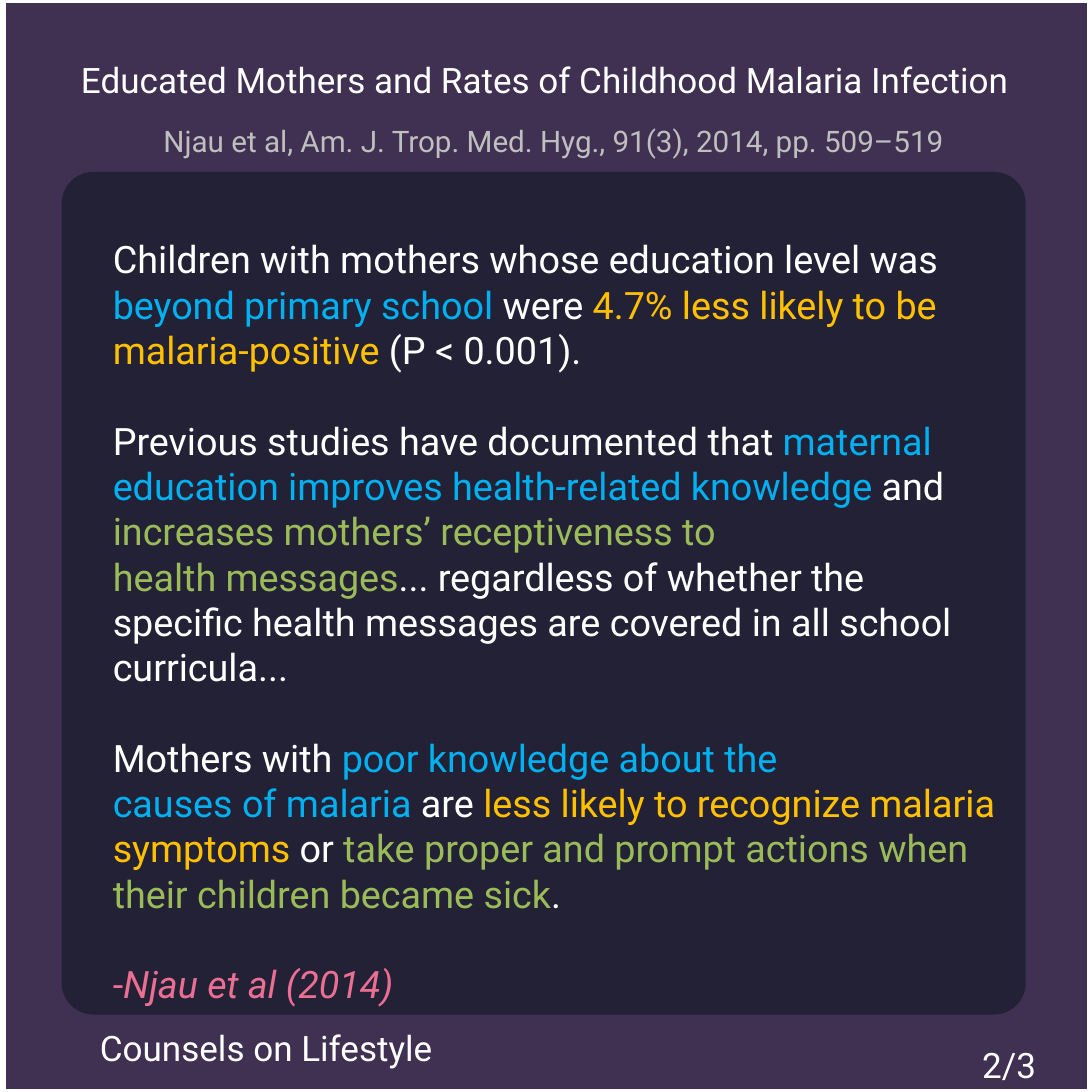
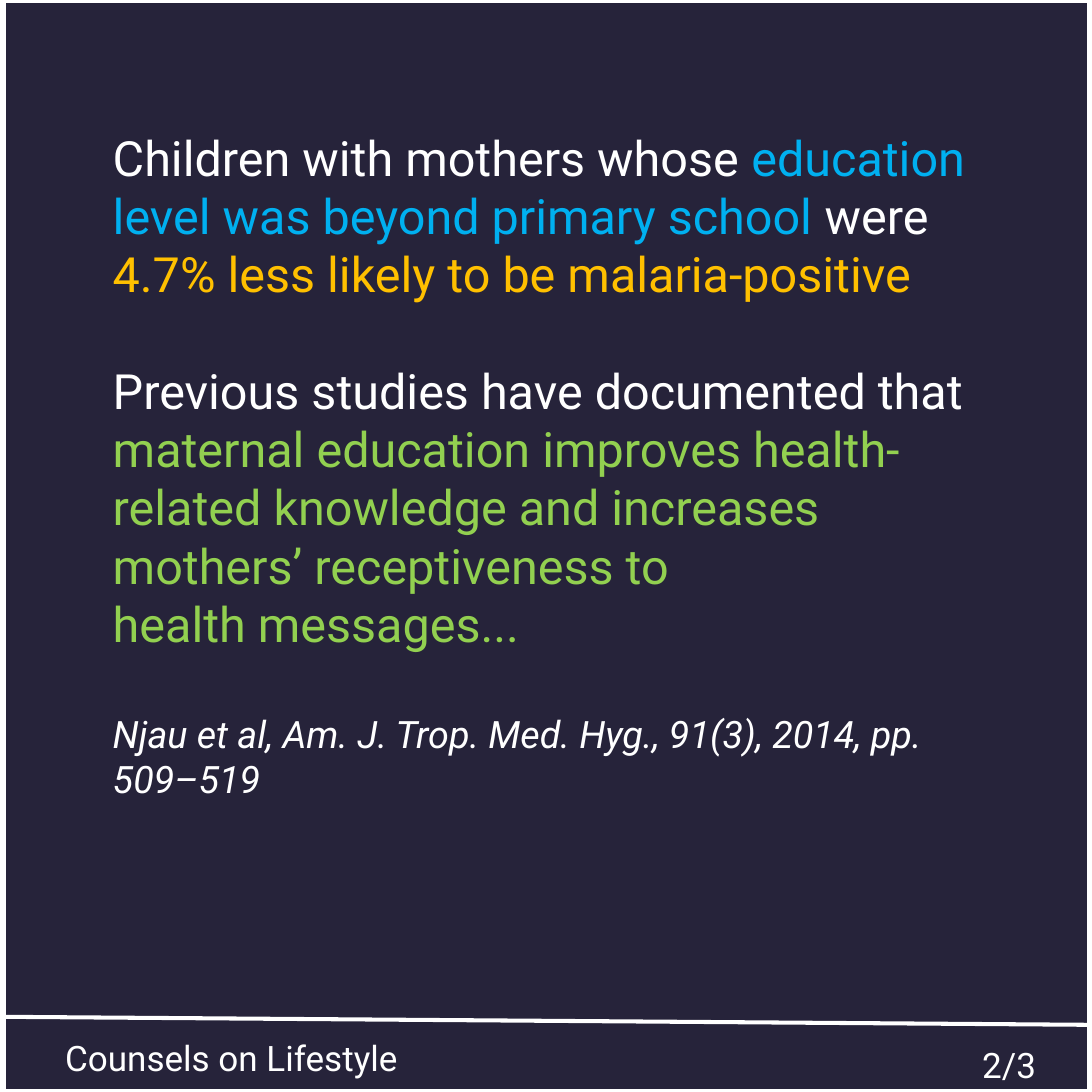
Before and after one commit to msimbao/counselsonlifestyle, a slide deck: slide 2 of posts/4/slides.pptx. Drawn at 1092x1092 pixels with LibreOffice and Linux fonts; fonts in the diff are those of the drawing. Boxes give left, top, right and bottom in pixels: in the first picture for what was removed or moved away, otherwise in the second. Text is boxed around its words. In the diff, an @@ line names an element or a change of style, - is before the commit and + after.

```diff
--- a/posts/4/slides.pptx
+++ b/posts/4/slides.pptx
@@ background #403152 to #26233A @@
@@ text removed at box(81, 66, 1008, 94) @@
-Educated Mothers and Rates of Childhood Malaria Infection
@@ text "Children with mothers whose education ...": place and size @@
-text "Children with mothers whose education ..." at box(113, 244, 995, 1007)
+text "Children with mothers whose education ..." at box(113, 139, 965, 794)
@@ text at box(113, 139, 965, 303): text changed; size 28 to 36 pt; text colour #FFFFFF to #00B0F0 @@
-Children with mothers whose education level was beyond primary school were 4.7% less likely to be malaria-positive (P < 0.001).
+Children with mothers whose education level was beyond primary school were 4.7% less likely to be malaria-positive
@@ text removed at box(163, 128, 943, 159) @@
-Njau et al, Am. J. Trop. Med. Hyg., 91(3), 2014, pp. 509–519
@@ rounded rectangle removed at box(62, 172, 1026, 1014) @@
@@ text at box(113, 372, 963, 594): size 28 to 36 pt in "Previous studies have documented that maternal education ..."; text colour #00B0F0 to #92D050 in "maternal education improves health-related knowledge"; text colour #FFFFFF to #92D050 in "and"; text colour #9BBB59 to #92D050 in "increases mothers’ receptiveness to" @@
@@ text at box(113, 605, 922, 794): text changed; italic on @@
-health messages... regardless of whether the specific health messages are covered in all school curricula...
-Mothers with poor knowledge about the
-causes of malaria are less likely to recognize malaria symptoms or take proper and prompt actions when their children became sick.
--Njau et al (2014)
+health messages...
+Njau et al, Am. J. Trop. Med. Hyg., 91(3), 2014, pp. 509–519
@@ line added from (1, 1017) to (1089, 1025), #FFFFFF 3 pt @@
@@ text "Counsels on Lifestyle": place and size @@
-text "Counsels on Lifestyle" at box(100, 1034, 432, 1069)
+text "Counsels on Lifestyle" at box(65, 1044, 397, 1079)
@@ text "Counsels on Lifestyle" at box(65, 1044, 397, 1079): line spacing 61.6pt to 61.5pt @@
```
Also in this commit, not shown: 2 other slides changed, 26 other files.
